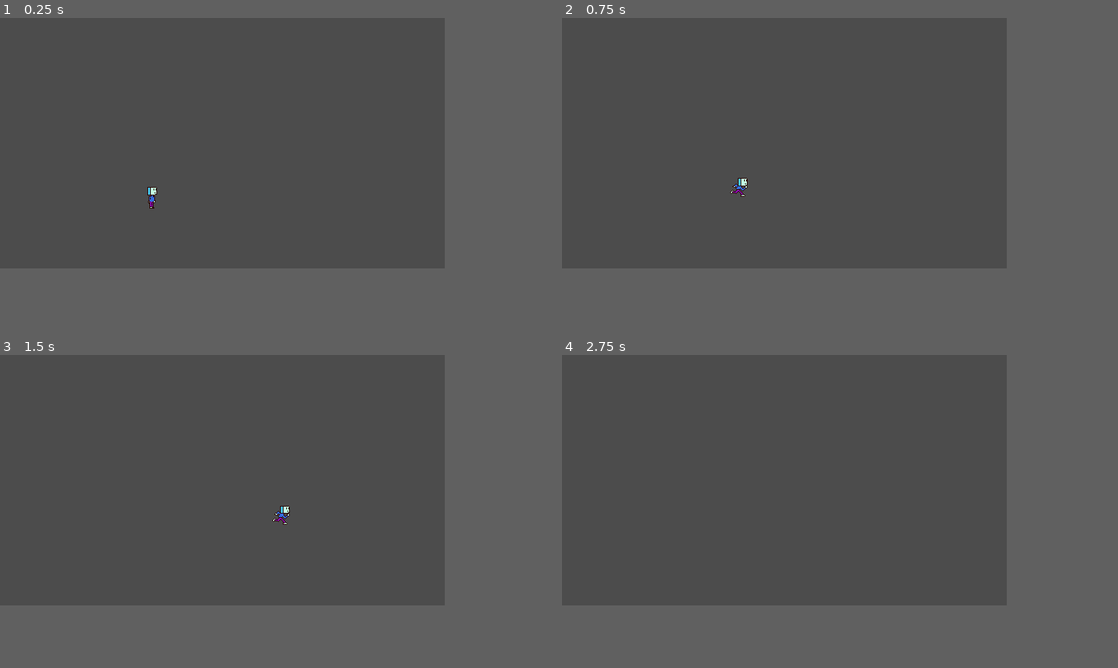
Above: before the commit, frames 1-4 (two rows, left to right).
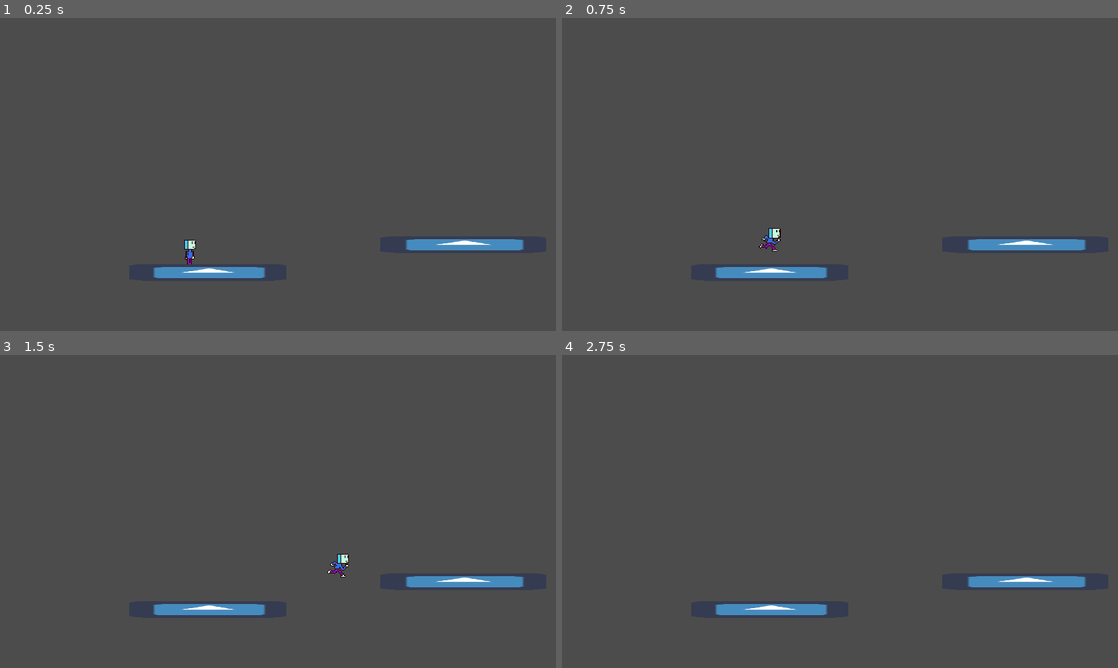
Above: after the commit, the same moments.

Repository: Ftcv/Sofrido-Re
Game: Godot game, scene res://MyProject/project/src/Levels/Playground.tscn
The game is run twice, just before and just after one commit, with the same random seed, the same clock (stepped at 60 frames per second) and the same inputs. The engine's default icon, where the game draws it, is replaced by a stand-in: a white triangle on a blue panel in a dark square.
Inputs:
- Up to frame 1 (0.25 s): no input
- Up to frame 2 (0.75 s): tap Enter at 0.5 s; hold Right (ui_right) from 0.53 s (still down); hold Up (ui_up) from 0.53 s (still down)
- Up to frame 3 (1.5 s): keep holding Right (ui_right); release Up (ui_up) at 1.28 s; tap Up (ui_up) at 1.35 s
- Up to frame 4 (2.75 s): tap Up (ui_up) at 1.52, 1.82 s; release Right (ui_right) at 2.03 s; hold Left (ui_left) from 2.03 s (still down); hold Up (ui_up) from 2.03 s (still down)
In our replay, the window is 640x360 before the commit and 800x450 after it. These sizes can differ from the game's own. Grey fills any space a smaller window leaves; there, only what the larger window draws over its background counts as a difference.

The runs differ from the first frame. In frame 1, 1.7% of the frame differs, in the area x 26-95%, y 54-84%; in frame 2, 1.7%, in the area x 27-95%, y 51-84%; in frame 3, 1.7%; in frame 4, 1.5%.

Commit message:
Várias mudanças
Mudanças principalmente no movimento do player

Diff:
--- a/MyProject/project/src/Entidades/Player/Player.gd
+++ b/MyProject/project/src/Entidades/Player/Player.gd
@@ -1,10 +1,12 @@
 extends KinematicBody2D
 
-export var walk_speed = 200
-export var gravity = 150
-export var jump_speed = - 100
+var max_walk_speed = 200
+var gravity = 150
+var jump_speed = - 100
+var acceleration = 20 # quanto menor maior a inercia
+var friction = 0.25 # quanto menor mais o player desliza
 var is_alive = true
-var velocity = Vector2(0,0)
+var motion = Vector2(0,0)
 var state
 enum {CORRENDO,IDLE,ANDANDO,NADANDO,SWING_ROPE,GLIDING,DESLIZANDO,PULANDO}
 
@@ -34,20 +36,23 @@
 
 
 	if is_alive == true:
-		if velocity.x != 0:
+
+		if motion.x != 0:
 			$AnimationPlayer.play("Correndo")
 		else:
 			$AnimationPlayer.play("Respirando")
-		move_and_slide(velocity, Vector2(0, -1))
-		velocity.y += delta * gravity
-		if Input.is_action_pressed("ui_up"):
+		move_and_slide(motion, Vector2(0, -1))
+		motion.y += delta * gravity
+		if Input.is_action_just_pressed("ui_up"):
 			if is_on_floor():
-				velocity.y = jump_speed
+				motion.y = jump_speed
 		if Input.is_action_pressed("ui_left"):
 			$Sprite.flip_h = true
-			velocity.x = -walk_speed
+			motion.x = max(motion.x-acceleration,-max_walk_speed)
 		elif Input.is_action_pressed("ui_right"):
 			$Sprite.flip_h = false
-			velocity.x = walk_speed
+			motion.x = min(motion.x+acceleration,max_walk_speed)
 		else:
-			velocity.x = 0
+			motion.x = lerp(motion.x,0,friction)
+			if abs(motion.x) < 1:
+				motion.x = 0
--- a/MyProject/project/src/Gameengine/SceneManager.gd
+++ b/MyProject/project/src/Gameengine/SceneManager.gd
@@ -2,3 +2,9 @@
 
 export (NodePath) var player_path
 onready var player = get_node(player_path)
+
+#export (NodePath) var game_over_path
+#onready var game_over_ui = get_node(game_over_path)
+#
+#func _ready():
+#	game_over_ui.visible = false
--- a/MyProject/project/src/Levels/Playground.tscn
+++ b/MyProject/project/src/Levels/Playground.tscn
@@ -1,17 +1,41 @@
-[gd_scene load_steps=3 format=2]
+[gd_scene load_steps=5 format=2]
 
 [ext_resource path="res://MyProject/project/src/Entidades/Player/Player.tscn" type="PackedScene" id=1]
+[ext_resource path="res://MyProject/project/src/Gameengine/SceneManager.gd" type="Script" id=2]
+[ext_resource path="res://icon.png" type="Texture" id=3]
 
 [sub_resource type="RectangleShape2D" id=1]
-extents = Vector2( 126, 10 )
+extents = Vector2( 101.25, 10 )
 
 [node name="Playground" type="Node2D"]
 position = Vector2( 219, 255 )
+
+[node name="SceneManager" type="Node2D" parent="."]
+script = ExtResource( 2 )
+player_path = NodePath("../Player")
 
 [node name="Player" parent="." instance=ExtResource( 1 )]
 
 [node name="Chao_temp" type="StaticBody2D" parent="."]
 
 [node name="CollisionShape2D" type="CollisionShape2D" parent="Chao_temp"]
-position = Vector2( 71, 26 )
+position = Vector2( 19.25, 38 )
 shape = SubResource( 1 )
+
+[node name="Sprite" type="Sprite" parent="Chao_temp"]
+position = Vector2( 62.877, 38 )
+scale = Vector2( 2.82813, 0.296875 )
+texture = ExtResource( 3 )
+offset = Vector2( -14.9841, -1.6842 )
+
+[node name="Chao_temp2" type="StaticBody2D" parent="."]
+
+[node name="CollisionShape2D" type="CollisionShape2D" parent="Chao_temp2"]
+position = Vector2( 313.5, 8 )
+shape = SubResource( 1 )
+
+[node name="Sprite" type="Sprite" parent="Chao_temp2"]
+position = Vector2( 359.218, 6 )
+scale = Vector2( 2.98437, 0.296875 )
+texture = ExtResource( 3 )
+offset = Vector2( -14.9841, -1.6842 )
--- a/project.godot
+++ b/project.godot
@@ -18,6 +18,8 @@
 
 window/size/width=640
 window/size/height=360
+window/size/test_width=1280
+window/size/test_height=720
 window/stretch/mode="2d"
 window/stretch/aspect="keep"
 
